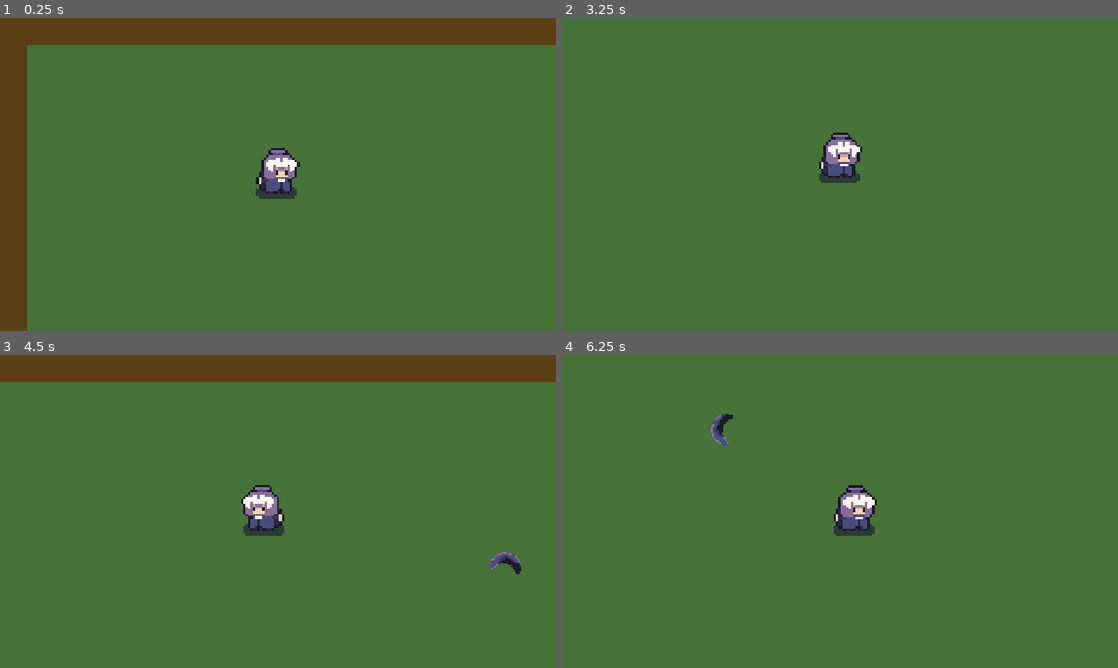
Above: before the commit, frames 1-4 (two rows, left to right).
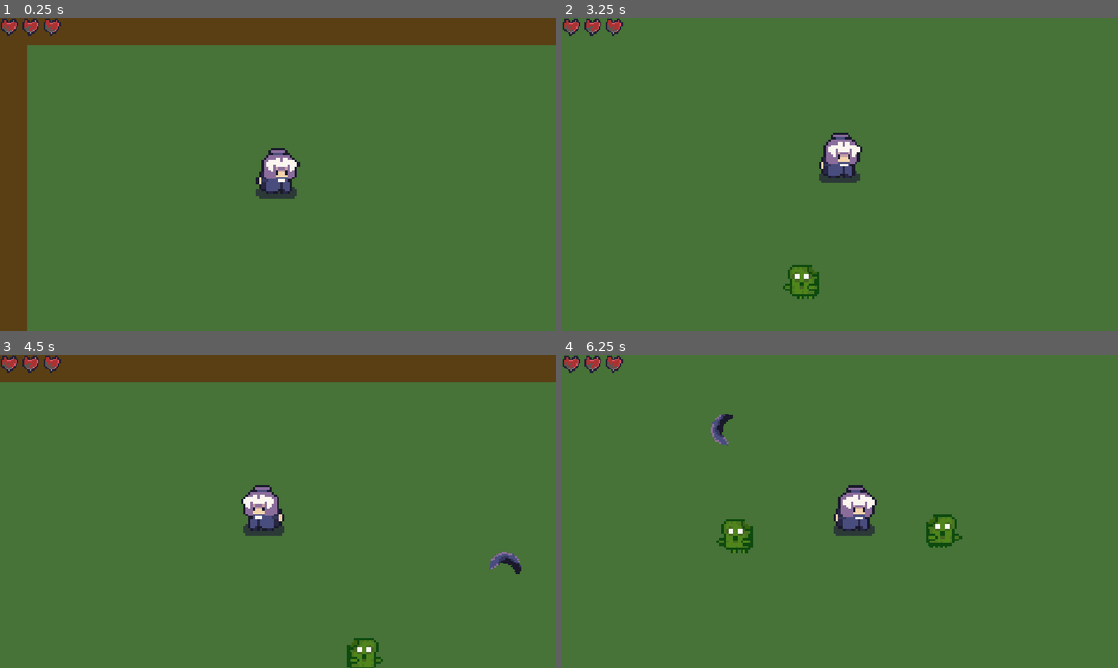
Above: after the commit, the same moments.

Repository: AlloyFoot/boomerangblr
Game: Godot game, scene res://scenes/level_1.tscn
Two runs of this game, one before a commit and one after it. Both use one fixed random seed, a clock stepped at 60 frames per second and the inputs below.
Inputs (mouse positions are in pixels of both pictures, inside the frame that each line leads up to):
- Up to frame 1 (0.25 s): no input
- Up to frame 2 (3.25 s): tap Enter at 0.5 s; move the mouse to (962, 158) at 0.52 s; press the mouse at (962, 158) at 0.53 s; hold D (move_right) 0.53-1.28 s; move the mouse to (728, 190) at 1.27 s; release the mouse at (728, 190) at 1.28 s; hold Down (move_down) 1.28-2.03 s; click (728, 190) at 1.35 s; move the mouse to (895, 105) at 2.02 s; press the mouse at (895, 105) at 2.03 s; hold D (move_right) 2.03-2.78 s; move the mouse to (812, 237) at 2.77 s; release the mouse at (812, 237) at 2.78 s; hold W (move_up) from 2.78 s (still down); click (812, 237) at 2.85 s
- Up to frame 3 (4.5 s): move the mouse to (444, 558) at 3.52 s; release W (move_up) at 3.53 s; press the mouse at (444, 558) at 3.53 s; hold A (move_left) from 3.53 s (still down); move the mouse to (111, 464) at 4.27 s; release the mouse at (111, 464) at 4.28 s; click (111, 464) at 4.35 s
- Up to frame 4 (6.25 s): move the mouse to (867, 511) at 5.02 s; release A (move_left) at 5.03 s; press the mouse at (867, 511) at 5.03 s; hold Down (move_down) 5.03-5.78 s; move the mouse to (756, 433) at 5.77 s; release the mouse at (756, 433) at 5.78 s; hold D (move_right) from 5.78 s (still down); click (756, 433) at 5.85 s

The runs differ from the first frame. In frame 1, 0.4% of the frame differs, in the area x 0-11%, y 0-6%; in frame 2, 0.8%; in frame 3, 0.8%; in frame 4, 1.2%, in the area x 0-72%, y 0-64%.

Commit message:
Zombies are INNNNN

Diff:
--- /dev/null
+++ b/scenes/TilingShader.gdshader
@@ -0,0 +1,7 @@
+shader_type canvas_item;
+
+uniform vec2 tile_count = vec2(10.0, 10.0);
+
+void fragment() {
+    COLOR = texture(TEXTURE, UV * tile_count);
+}
--- a/scenes/level_1.tscn
+++ b/scenes/level_1.tscn
@@ -1,12 +1,16 @@
 [gd_scene format=3 uid="uid://cuiq1dm4n1ybm"]
 
+[ext_resource type="Script" uid="uid://dc6xa26j2sbvq" path="res://scripts/level_1.gd" id="1_2y5yt"]
 [ext_resource type="Shader" uid="uid://bnsw5fnvnd3gw" path="res://scenes/tilingShader2.gdshader" id="1_4nkto"]
 [ext_resource type="PackedScene" uid="uid://c8ffypnvhmgjf" path="res://scenes/player.tscn" id="1_014kd"]
 [ext_resource type="Texture2D" uid="uid://f5cg4qdigswn" path="res://assets/savanna_tile.png" id="1_bswci"]
+[ext_resource type="PackedScene" uid="uid://qk6ctkqlyeas" path="res://scenes/zombie.tscn" id="2_2os1m"]
 [ext_resource type="Shader" uid="uid://jik63dfctfap" path="res://scripts/tilingShader.gdshader" id="2_5xbjy"]
 [ext_resource type="Texture2D" uid="uid://dv0jleru5y0o1" path="res://assets/grass_tile.png" id="2_rus8k"]
 [ext_resource type="Texture2D" uid="uid://3so0m2gpireu" path="res://assets/snowy_tile.png" id="5_pa8r4"]
 [ext_resource type="Texture2D" uid="uid://dxhf4s08guugb" path="res://assets/cherry_tile.png" id="6_15mv3"]
+[ext_resource type="Shader" uid="uid://bkefi8raalxd8" path="res://scenes/TilingShader.gdshader" id="6_e3sih"]
+[ext_resource type="PackedScene" uid="uid://cvvpmacvvolir" path="res://scenes/ui.tscn" id="9_e3sih"]
 
 [sub_resource type="QuadMesh" id="QuadMesh_ymhcm"]
 
@@ -33,12 +37,14 @@
 [sub_resource type="QuadMesh" id="QuadMesh_0x7qa"]
 
 [sub_resource type="ShaderMaterial" id="ShaderMaterial_pa8r4"]
-shader = ExtResource("1_4nkto")
+shader = ExtResource("6_e3sih")
 shader_parameter/tile_count = Vector2(10, 10)
 
 [sub_resource type="QuadMesh" id="QuadMesh_16ct4"]
 
 [node name="level1" type="Node2D" unique_id=1566253779]
+script = ExtResource("1_2y5yt")
+zombie_scene = ExtResource("2_2os1m")
 
 [node name="grass" type="MeshInstance2D" parent="." unique_id=1632185561]
 modulate = Color(0.08627451, 0.46666667, 0.14509805, 1)
@@ -102,3 +108,5 @@
 
 [node name="Player" parent="." unique_id=1188509884 instance=ExtResource("1_014kd")]
 position = Vector2(569.99994, 318.99997)
+
+[node name="UI" parent="." unique_id=986631117 instance=ExtResource("9_e3sih")]
--- /dev/null
+++ b/scenes/ui.gd
@@ -0,0 +1,8 @@
+extends CanvasLayer
+
+@onready var hearts: Array[Node] = $Control/HBoxContainer.get_children()
+
+func update_health(current_hp: int) -> void:
+	for i in range(hearts.size()):
+		# Show heart if index is less than current HP, hide otherwise
+		hearts[i].visible = i < current_hp
--- /dev/null
+++ b/scenes/ui.tscn
@@ -0,0 +1,36 @@
+[gd_scene format=3 uid="uid://cvvpmacvvolir"]
+
+[ext_resource type="Script" uid="uid://cba45xrj2hyiu" path="res://scenes/ui.gd" id="1_x4jx1"]
+[ext_resource type="Texture2D" uid="uid://n7bdie4e8a5q" path="res://assets/heart.png" id="2_yev5y"]
+
+[node name="UI" type="CanvasLayer" unique_id=986631117]
+script = ExtResource("1_x4jx1")
+
+[node name="Control" type="Control" parent="." unique_id=1523870387]
+layout_mode = 3
+anchors_preset = 0
+offset_right = 40.0
+offset_bottom = 40.0
+
+[node name="HBoxContainer" type="HBoxContainer" parent="Control" unique_id=1657789371]
+layout_mode = 0
+offset_right = 40.0
+offset_bottom = 40.0
+
+[node name="TextureRect" type="TextureRect" parent="Control/HBoxContainer" unique_id=1748609007]
+texture_filter = 1
+layout_mode = 2
+texture = ExtResource("2_yev5y")
+expand_mode = 2
+
+[node name="TextureRect2" type="TextureRect" parent="Control/HBoxContainer" unique_id=2093065369]
+texture_filter = 1
+layout_mode = 2
+texture = ExtResource("2_yev5y")
+expand_mode = 2
+
+[node name="TextureRect3" type="TextureRect" parent="Control/HBoxContainer" unique_id=1372254349]
+texture_filter = 1
+layout_mode = 2
+texture = ExtResource("2_yev5y")
+expand_mode = 2
--- a/scenes/zombie.tscn
+++ b/scenes/zombie.tscn
@@ -1,13 +1,19 @@
 [gd_scene format=3 uid="uid://qk6ctkqlyeas"]
 
 [ext_resource type="Script" uid="uid://4qq3gy3o4cmj" path="res://scripts/zombie.gd" id="1_1vlb3"]
+[ext_resource type="Texture2D" uid="uid://dbg6hlhis4utu" path="res://assets/ZombieToast.png" id="2_httt1"]
 
-[sub_resource type="RectangleShape2D" id="RectangleShape2D_ymhcm"]
+[sub_resource type="RectangleShape2D" id="RectangleShape2D_httt1"]
 
-[node name="zombie" type="CharacterBody2D" unique_id=591967981]
+[node name="CharacterBody2D" type="CharacterBody2D" unique_id=30725421]
+scale = Vector2(2.5, 2.5)
 script = ExtResource("1_1vlb3")
 
-[node name="Sprite2D" type="Sprite2D" parent="." unique_id=1444867131]
+[node name="Sprite2D" type="Sprite2D" parent="." unique_id=706804535]
+texture_filter = 1
+position = Vector2(1, -17)
+texture = ExtResource("2_httt1")
+hframes = 25
 
-[node name="CollisionShape2D" type="CollisionShape2D" parent="." unique_id=487387313]
-shape = SubResource("RectangleShape2D_ymhcm")
+[node name="CollisionShape2D" type="CollisionShape2D" parent="." unique_id=1381351822]
+shape = SubResource("RectangleShape2D_httt1")
--- /dev/null
+++ b/scripts/level_1.gd
@@ -0,0 +1,25 @@
+extends Node2D
+
+@export var zombie_scene: PackedScene
+
+func _ready() -> void:
+	var timer = Timer.new()
+	timer.wait_time = 3.0
+	timer.autostart = true
+	timer.timeout.connect(_on_spawn_timer_timeout)
+	add_child(timer)
+
+func _on_spawn_timer_timeout() -> void:
+	if not zombie_scene:
+		print("ERROR: Zombie Scene export slot is empty!")
+		return
+
+	var player = get_node_or_null("Player")
+	if not player:
+		print("ERROR: Player node not found!")
+		return
+
+	var zombie = zombie_scene.instantiate()
+	zombie.global_position = player.global_position + Vector2(randf_range(-200, 200), randf_range(-200, 200))
+	add_child(zombie)
+	print("Zombie spawned successfully!")
--- a/scripts/player.gd
+++ b/scripts/player.gd
@@ -1,9 +1,22 @@
 extends CharacterBody2D
+
+signal health_changed(current_hp: int)
+signal player_died
 
 var speed = 300.0
 
+@export var max_hp: int = 3
+var current_hp: int
+
 const BOOMERANG_SCENE = preload("res://scenes/boomerang.tscn")
 var can_throw: bool = true
+
+@onready var ui: CanvasLayer = get_node_or_null("../UI") # Adjust node path to your UI instance
+
+func _ready() -> void:
+	current_hp = max_hp
+	if ui:
+		ui.update_health(current_hp)
 
 func _process(delta: float) -> void:
 	var mouse_pos = get_global_mouse_position()
@@ -22,26 +35,45 @@
 
 	move_and_slide()
 
+func take_damage(amount: int = 1) -> void:
+	if current_hp <= 0:
+		return
+
+	current_hp = clamp(current_hp - amount, 0, max_hp)
+	health_changed.emit(current_hp)
+
+	if ui:
+		ui.update_health(current_hp)
+
+	if current_hp <= 0:
+		die()
+
+func heal(amount: int = 1) -> void:
+	current_hp = clamp(current_hp + amount, 0, max_hp)
+	health_changed.emit(current_hp)
+	if ui:
+		ui.update_health(current_hp)
+
+func die() -> void:
+	player_died.emit()
+	# Disable movement and input, or reload scene
+	set_physics_process(false)
+	# get_tree().reload_current_scene() # Uncomment to restart level on death
+
 func _unhandled_input(event: InputEvent) -> void:
 	if event.is_action_pressed("throw_boomerang") and can_throw:
 		throw_boomerang()
 
 func throw_boomerang() -> void:
-	can_throw = false # Prevent throwing multiple until caught
+	can_throw = false
 
 	var boomerang = BOOMERANG_SCENE.instantiate()
-
-	# Determine direction based on mouse position
 	var throw_dir = (get_global_mouse_position() - global_position).normalized()
 
-	# Add it to the scene tree first
 	get_tree().current_scene.add_child(boomerang)
 	boomerang.global_position = global_position
 
-	# Connect signal to reset can_throw when the boomerang returns
 	boomerang.returned.connect(_on_boomerang_returned)
-
-	# Initialize the throw
 	boomerang.throw(throw_dir, self)
 
 func _on_boomerang_returned() -> void:
--- a/scripts/zombie.gd
+++ b/scripts/zombie.gd
@@ -1,22 +1,18 @@
 extends CharacterBody2D
 
-var speed = 300.0
+@export var speed: float = 40.0 # Lower number = slower walk speed (try 30 to 50)
 
-func _process(delta: float) -> void:
-	pass
+@onready var sprite: Sprite2D = $Sprite2D # Adjust if your sprite has a different name
 
-func _physics_process(delta: float) -> void:
-	var move_dir = Vector2(Input.get_axis("move_left", "move_right"), Input.get_axis("move_up", "move_down"))
+func _physics_process(_delta: float) -> void:
+	var player = get_tree().current_scene.get_node_or_null("Player")
 
-	if move_dir != Vector2.ZERO:
-		velocity = speed * move_dir
+	if player:
+		# Smoothly move toward the player's position
+		var direction = global_position.direction_to(player.global_position)
+		velocity = direction * speed
+		move_and_slide()
 
-		if move_dir.x != 0:
-			$playerSprite.flip_h = move_dir.x < 0
-	else:
-		velocity.x = move_toward(velocity.x, 0, speed)
-		velocity.y = move_toward(velocity.y, 0, speed)
-
-
-
-	move_and_slide()
+		# Safely flip sprite based on walking direction
+		if sprite and direction.x != 0:
+			sprite.flip_h = direction.x < 0
Binary file added: assets/heart.png
Not shown, added: assets/heart.png.import
Not shown, added: scenes/TilingShader.gdshader.uid
Not shown, added: scenes/ui.gd.uid
Not shown, added: scripts/level_1.gd.uid
